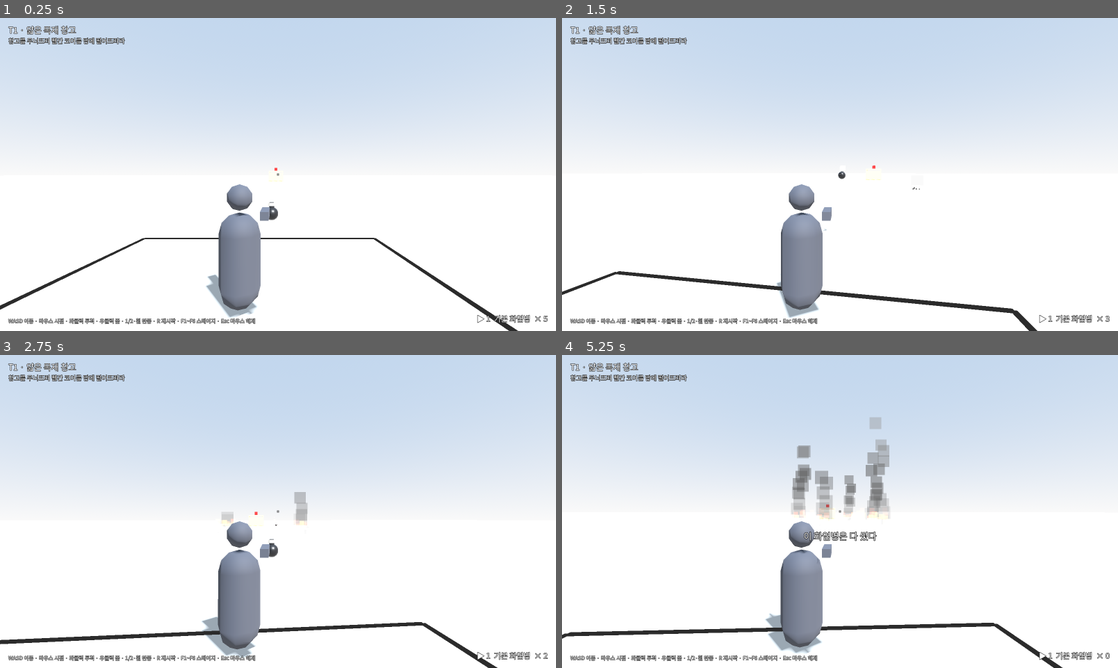
Above: before the commit, frames 1-4 (two rows, left to right).
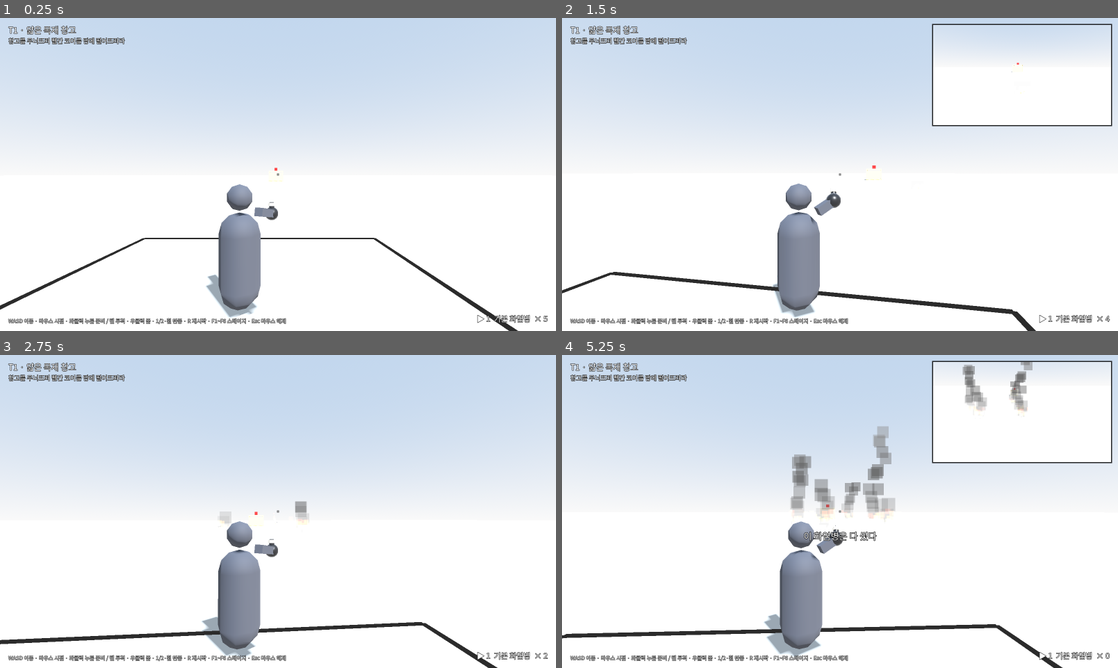
Above: after the commit, the same moments.

Repository: NeverB0re/mad-goblin-firebomb
Game: Godot game, scene res://scenes/main.tscn
Same seed, same stepped clock (60 frames per second), same inputs: the game is played once before the commit and once after it.
Inputs (mouse positions are in pixels of both pictures, inside the frame that each line leads up to):
- Up to frame 1 (0.25 s): no input
- Up to frame 2 (1.5 s): tap Enter (next_stage) at 0.5 s; move the mouse to (867, 174) at 0.52 s; hold 1 (ammo_1) 0.53-1.28 s; hold W (move_forward) from 0.53 s (still down); click (867, 174) at 0.67 s; move the mouse to (812, 174) at 1.27 s; tap 2 (ammo_2) at 1.35 s; click (812, 174) at 1.42 s
- Up to frame 3 (2.75 s): keep holding W (move_forward); move the mouse to (289, 505) at 2.02 s; hold Enter (next_stage) from 2.03 s (still down); click (289, 505) at 2.17 s
- Up to frame 4 (5.25 s): keep holding W (move_forward); move the mouse to (834, 517) at 2.77 s; release Enter (next_stage) at 2.78 s; right-click (834, 517) at 2.85 s; click (834, 517) at 2.92 s; move the mouse to (878, 514) at 3.52 s; tap Keypad Enter at 3.6 s; click (878, 514) at 3.67 s; move the mouse to (795, 508) at 4.27 s; tap 1 (ammo_1) at 4.35 s; click (795, 508) at 4.42 s; move the mouse to (845, 511) at 5.02 s; hold 2 (ammo_2) from 5.03 s (still down); click (845, 511) at 5.17 s

The runs differ from the first frame. In frame 1, 0.5% of the frame differs, in the area x 15-52%, y 60-98%; in frame 2, 10%; in frame 3, 0.7%; in frame 4, 14%, in the area x 0-99%, y 1-100%.

Commit message:
누르고 떼는 준비 자세 투척, 우상단 추적 화면, 착탄 연출
- 좌클릭 누름 준비 자세(팔 들기, 살짝 조임), 뗌 투척. 힘은 항상 같음
- 20m 이상 날아가면 우상단 작은 화면이 화염병을 따라가고 착탄 뒤 6초간 착탄점을 비춤
- 착탄 불덩이·섬광·화면 흔들림(카메라 오프셋만 사용해 투척 방향 불변)

Co-Authored-By: Claude Opus 5.5 <noreply@anthropic.com>

Diff:
--- /dev/null
+++ b/scripts/follow_cam.gd
@@ -0,0 +1,125 @@
+class_name FollowCam
+extends Control
+## 화면 우상단의 작은 추적 화면. 화염병이 일정 거리 이상 날아가면 따라가며 보여 주고,
+## 착탄 뒤에는 착탄점 주변을 잠시 비춰 결과(불, 붕괴)를 가까이서 보여 준다.
+
+const START_DISTANCE := 20.0
+const HOLD_TIME := 6.0
+const VIEW_SIZE := Vector2i(512, 288)
+const MARGIN := 20.0
+
+var _viewport: SubViewport
+var _camera: Camera3D
+var _target: Projectile
+var _origin := Vector3.ZERO
+var _dir := Vector3.FORWARD
+var _impact := Vector3.INF
+var _hold := 0.0
+var _cam_from := Vector3.ZERO
+var _shake := 0.0
+var _t := 0.0
+
+
+func _ready() -> void:
+	mouse_filter = Control.MOUSE_FILTER_IGNORE
+	anchor_left = 1.0
+	anchor_right = 1.0
+	anchor_top = 0.0
+	anchor_bottom = 0.0
+	offset_left = -VIEW_SIZE.x - MARGIN
+	offset_right = -MARGIN
+	offset_top = MARGIN
+	offset_bottom = MARGIN + VIEW_SIZE.y
+
+	var border := ColorRect.new()
+	border.color = Color(0.05, 0.05, 0.05, 0.9)
+	border.mouse_filter = Control.MOUSE_FILTER_IGNORE
+	border.set_anchors_preset(Control.PRESET_FULL_RECT)
+	border.offset_left = -3
+	border.offset_top = -3
+	border.offset_right = 3
+	border.offset_bottom = 3
+	add_child(border)
+
+	var container := SubViewportContainer.new()
+	container.stretch = true
+	container.mouse_filter = Control.MOUSE_FILTER_IGNORE
+	container.set_anchors_preset(Control.PRESET_FULL_RECT)
+	add_child(container)
+	_viewport = SubViewport.new()
+	_viewport.size = VIEW_SIZE
+	_viewport.render_target_update_mode = SubViewport.UPDATE_DISABLED
+	container.add_child(_viewport)
+	_camera = Camera3D.new()
+	_camera.fov = 55.0
+	_camera.far = 1500.0
+	_camera.current = true
+	_viewport.add_child(_camera)
+	visible = false
+
+
+func track(p: Projectile) -> void:
+	_target = p
+	_origin = p.global_position
+	_dir = Vector3(p.velocity.x, 0, p.velocity.z).normalized()
+	_impact = Vector3.INF
+	_hold = 0.0
+	_set_shown(false)
+	p.impacted.connect(_on_impacted)
+
+
+func reset() -> void:
+	_target = null
+	_hold = 0.0
+	_set_shown(false)
+
+
+func shake(amount: float) -> void:
+	_shake = clampf(maxf(_shake, amount), 0.0, 1.0)
+
+
+func _on_impacted(p: Projectile, pos: Vector3, _normal: Vector3, collider: Object) -> void:
+	if p != _target or not visible or collider == null:
+		return
+	_impact = pos
+	_hold = HOLD_TIME
+	_cam_from = _camera.global_position
+	shake(0.6)
+
+
+func _set_shown(on: bool) -> void:
+	visible = on
+	_viewport.render_target_update_mode = SubViewport.UPDATE_ALWAYS if on else SubViewport.UPDATE_DISABLED
+
+
+func _process(delta: float) -> void:
+	_t += delta
+	_shake = maxf(0.0, _shake - delta * 1.5)
+	var s := _shake * _shake * 0.5
+	_camera.h_offset = sin(_t * 53.0) * s
+	_camera.v_offset = cos(_t * 41.0) * s
+
+	if _hold > 0.0:
+		# 착탄 뒤: 약간 물러서고 높아지며 착탄점을 비춘다
+		_hold -= delta
+		var k := clampf(1.0 - _hold / HOLD_TIME, 0.0, 1.0)
+		var settle := 1.0 - pow(1.0 - minf(k * 3.0, 1.0), 3.0)
+		var side := _dir.cross(Vector3.UP).normalized()
+		var wide := _impact - _dir * 14.0 + side * 5.0 + Vector3.UP * 6.0
+		_camera.global_position = _cam_from.lerp(wide, settle)
+		_camera.look_at(_impact + Vector3.UP * 1.5, Vector3.UP)
+		if _hold <= 0.0:
+			_set_shown(false)
+		return
+
+	if is_instance_valid(_target) and not _target.done:
+		var p := _target.global_position
+		if not visible and Vector2(p.x - _origin.x, p.z - _origin.z).length() >= START_DISTANCE:
+			_set_shown(true)
+		if visible:
+			# 화염병 뒤쪽 옆에서 따라가며 진행 방향 앞을 본다
+			var side := _dir.cross(Vector3.UP).normalized()
+			_camera.global_position = p - _dir * 6.0 + side * 2.0 + Vector3.UP * 1.5
+			_camera.look_at(p + _dir * 4.0, Vector3.UP)
+	elif visible:
+		_set_shown(false)
--- a/scripts/hud.gd
+++ b/scripts/hud.gd
@@ -11,6 +11,7 @@
 var _help: Label
 var _toast_time := 0.0
 var _stage: Stage
+var follow_cam: FollowCam
 
 
 func _ready() -> void:
@@ -52,7 +53,7 @@
 	_help = _label(root, 15)
 	_help.vertical_alignment = VERTICAL_ALIGNMENT_BOTTOM
 	_help.modulate = Color(1, 1, 1, 0.75)
-	_help.text = "WASD 이동 · 마우스 시점 · 좌클릭 투척 · 우클릭 줌 · 1/2·휠 탄종 · R 재시작 · F1~F6 스테이지 · Esc 마우스 해제"
+	_help.text = "WASD 이동 · 마우스 시점 · 좌클릭 누름 준비 / 뗌 투척 · 우클릭 줌 · 1/2·휠 탄종 · R 재시작 · F1~F6 스테이지 · Esc 마우스 해제"
 	_place(_help, Vector4(0, 1, 0, 1), Vector4(24, -50, 1000, -18))
 
 	_banner = _label(root, 64)
@@ -61,6 +62,9 @@
 	_sub = _label(root, 22)
 	_sub.horizontal_alignment = HORIZONTAL_ALIGNMENT_CENTER
 	_place(_sub, Vector4(0, 0.5, 1, 0.5), Vector4(0, -125, 0, -50))
+
+	follow_cam = FollowCam.new()
+	root.add_child(follow_cam)
 
 	_toast = _label(root, 26)
 	_toast.horizontal_alignment = HORIZONTAL_ALIGNMENT_CENTER
@@ -99,6 +103,9 @@
 	stage.ammo_changed.connect(_refresh_ammo)
 	stage.state_changed.connect(_on_state)
 	stage.toast.connect(show_toast)
+	follow_cam.reset()
+	stage.projectile_thrown.connect(follow_cam.track)
+	stage.shake_requested.connect(follow_cam.shake)
 	_refresh_ammo()
 
 
--- a/scripts/player.gd
+++ b/scripts/player.gd
@@ -27,6 +27,17 @@
 var _held: Node3D
 var _held_scale := 1.0
 var _body: Node3D
+var _arm: MeshInstance3D
+## 좌클릭을 누르고 있는 동안 준비 자세, 떼면 던진다 (힘은 항상 같다)
+var winding := false
+var _wind := 0.0
+var _follow := 0.0
+var _shake := 0.0
+var _shake_t := 0.0
+
+const HELD_REST := Vector3(0.45, -0.32, -0.35)
+const HELD_WIND := Vector3(0.55, 0.22, 0.4)
+const HELD_FOLLOW := Vector3(0.3, -0.05, -0.75)
 
 
 func _init() -> void:
@@ -62,7 +73,7 @@
 	# 카메라 가까이에서는 불꽃 파티클이 하얗게 번지므로 손에 든 모델은 불꽃 없이 표시한다.
 	# 들고 있는 자세는 조준점을 가리지 않도록 오른쪽 아래. 던질 때는 카메라 중심선 위의 손 위치에서 출발한다
 	_held = Fx.molotov_model(model_scale, false)
-	_held.position = Vector3(0.45, -0.32, -0.35)
+	_held.position = HELD_REST
 	head.add_child(_held)
 
 
@@ -100,6 +111,7 @@
 	arm.mesh = arm_mesh
 	arm.material_override = mat
 	arm.name = "Arm"
+	_arm = arm
 	arm.position = Vector3(0.36, -0.28, -0.12)
 	head.add_child(arm)
 
@@ -138,11 +150,16 @@
 			return
 		match event.button_index:
 			MOUSE_BUTTON_LEFT:
-				_throw()
+				if cooldown <= 0.0:
+					winding = true
 			MOUSE_BUTTON_WHEEL_UP:
 				slot_cycle_requested.emit(-1)
 			MOUSE_BUTTON_WHEEL_DOWN:
 				slot_cycle_requested.emit(1)
+	elif event is InputEventMouseButton and not event.pressed and event.button_index == MOUSE_BUTTON_LEFT:
+		if winding:
+			winding = false
+			_throw()
 	elif event.is_action_pressed("ammo_1"):
 		slot_requested.emit(0)
 	elif event.is_action_pressed("ammo_2"):
@@ -153,7 +170,35 @@
 	if cooldown > 0.0:
 		return
 	cooldown = THROW_COOLDOWN
+	_follow = 1.0
 	throw_requested.emit(throw_origin(), throw_direction())
+
+
+## 화면 흔들림 (연출 전용. h/v_offset은 카메라 변환을 바꾸지 않아 투척 방향에 영향 없음)
+func add_shake(amount: float) -> void:
+	_shake = clampf(maxf(_shake, amount), 0.0, 1.0)
+
+
+func _process(delta: float) -> void:
+	_wind = move_toward(_wind, 1.0 if winding else 0.0, delta * 7.0)
+	_follow = maxf(0.0, _follow - delta * 4.0)
+	if _held:
+		var pose := HELD_REST.lerp(HELD_WIND, ease(_wind, -2.0))
+		pose = pose.lerp(HELD_FOLLOW, sin(_follow * PI) * (1.0 - _wind))
+		_held.position = pose
+		_held.rotation = Vector3(-_wind * 0.9, 0, 0)
+	if _arm:
+		var hand := _held.position if _held else HELD_REST
+		var shoulder := Vector3(0.28, -0.22, 0.1)
+		_arm.position = (shoulder + hand) * 0.5
+		_arm.scale = Vector3(1, 1, maxf(0.3, shoulder.distance_to(hand) / 0.45))
+		if shoulder.distance_to(hand) > 0.01:
+			_arm.look_at(head.to_global(hand), head.global_transform.basis.y)
+	_shake = maxf(0.0, _shake - delta * 1.8)
+	_shake_t += delta
+	var s := _shake * _shake * 0.35
+	camera.h_offset = sin(_shake_t * 47.0) * s
+	camera.v_offset = cos(_shake_t * 39.0) * s
 
 
 func _physics_process(delta: float) -> void:
@@ -164,6 +209,8 @@
 
 	var zooming := Input.is_action_pressed("zoom") if InputMap.has_action("zoom") else false
 	var target_fov := zoom_fov if zooming else BASE_FOV
+	# 준비 자세에서는 살짝 조여서 집중되는 느낌
+	target_fov *= 1.0 - 0.08 * _wind
 	camera.fov = lerpf(camera.fov, target_fov, 1.0 - exp(-delta * 14.0))
 
 	var input := Vector2.ZERO
--- a/scripts/stage.gd
+++ b/scripts/stage.gd
@@ -5,6 +5,9 @@
 signal state_changed(state: int, message: String)
 signal ammo_changed
 signal toast(text: String)
+signal projectile_thrown(projectile: Projectile)
+## 착탄·폭발의 화면 흔들림 (세기 0~1, 추적 화면용)
+signal shake_requested(amount: float)
 
 enum State { PLAYING, CLEARED, FAILED }
 enum Goal { CORE, ENEMY }
@@ -210,6 +213,7 @@
 	p.launch(origin, direction, slot.type, excluded)
 	p.impacted.connect(_on_impact)
 	_projectiles.append(p)
+	projectile_thrown.emit(p)
 	Sfx.play(self, "throw", origin, -4.0)
 	if throws == 1:
 		for e in enemies:
@@ -226,6 +230,7 @@
 		return
 	var ammo := p.ammo
 	Sfx.play(self, "break", pos, 0.0)
+	_impact_juice(pos, ammo.impact_strength / 30.0)
 	var shards := Fx.burst(18, 4.0, 0.12, [Color(0.1, 0.1, 0.1, 1), Color(0.2, 0.2, 0.2, 0)], false)
 	add_child(shards)
 	shards.global_position = pos
@@ -267,6 +272,7 @@
 	add_child(smoke)
 	smoke.global_position = pos
 	Fx.free_after(smoke, 20.0)
+	_impact_juice(pos, 3.0)
 	for s in structures:
 		s.apply_impact(pos, radius, strength)
 	for b in get_tree().get_nodes_in_group("flammable"):
@@ -275,6 +281,27 @@
 	for e in enemies:
 		if e.global_position.distance_to(pos) <= radius * 0.7:
 			e.ignite()
+
+
+## 과장된 착탄 연출: 불덩이 튀김, 순간 섬광, 화면 흔들림 (게임 판정과 무관).
+func _impact_juice(pos: Vector3, power: float) -> void:
+	var burst := Fx.burst(int(20 * power) + 10, 5.0 + 2.0 * power, 0.35 + 0.1 * power, Fx.FLAME_COLORS)
+	add_child(burst)
+	burst.global_position = pos
+	burst.emitting = true
+	Fx.free_after(burst, 2.0)
+	var flash := OmniLight3D.new()
+	flash.light_color = Color(1.0, 0.7, 0.35)
+	flash.light_energy = 6.0 * power
+	flash.omni_range = 6.0 + 3.0 * power
+	add_child(flash)
+	flash.global_position = pos + Vector3(0, 0.8, 0)
+	create_tween().tween_property(flash, "light_energy", 0.0, 0.35)
+	Fx.free_after(flash, 0.5)
+	shake_requested.emit(clampf(0.45 * power, 0.0, 1.0))
+	if player:
+		var dist := player.global_position.distance_to(pos)
+		player.add_shake(clampf(0.5 * power * 25.0 / maxf(dist, 25.0), 0.0, 1.0))
 
 
 func on_block_burnt(b: Block) -> void:
--- a/tests/input_test.gd
+++ b/tests/input_test.gd
@@ -42,14 +42,24 @@
 	_check(player.pitch > pitch0, "마우스 위로 이동 → 시선 올라감 (%.3f → %.3f)" % [pitch0, player.pitch])
 
 	var ammo0 := stage.total_ammo()
-	for pressed in [true, false]:
-		var click := InputEventMouseButton.new()
-		click.button_index = MOUSE_BUTTON_LEFT
-		click.pressed = pressed
-		click.position = center
-		root.push_input(click)
-		await _frames(2)
-	_check(stage.total_ammo() == ammo0 - 1, "좌클릭 → 투척 (탄약 %d → %d)" % [ammo0, stage.total_ammo()])
+	var click := InputEventMouseButton.new()
+	click.button_index = MOUSE_BUTTON_LEFT
+	click.pressed = true
+	click.position = center
+	root.push_input(click)
+	await _frames(10)
+	_check(player.winding and stage.total_ammo() == ammo0, "좌클릭 누름 → 준비 자세, 아직 안 던짐")
+	var release := click.duplicate()
+	release.pressed = false
+	root.push_input(release)
+	await _frames(2)
+	_check(not player.winding and stage.total_ammo() == ammo0 - 1, "좌클릭 뗌 → 투척 (탄약 %d → %d)" % [ammo0, stage.total_ammo()])
+	# 20m 이상 날아가면 추적 화면이 켜진다
+	var shown := false
+	for i in 90:
+		await process_frame
+		shown = shown or main.hud.follow_cam.visible
+	_check(shown, "투척 후 추적 화면 표시")
 
 	print("결과: ", "OK" if _failures == 0 else "%d개 실패" % _failures)
 	quit(0 if _failures == 0 else 1)
--- a/tests/screenshot.gd
+++ b/tests/screenshot.gd
@@ -4,9 +4,9 @@
 
 const StageTest := preload("res://tests/stage_test.gd")
 const SHOTS := [
-	[0, Vector3(0, 2.7, -58.5), 3.0],
+	[0, Vector3(0, 2.7, -58.5), 2.2],
 	[1, Vector3(0, 1.4, -78.6), 8.0],
-	[2, Vector3(0, 11.2, -88.55), 4.0],
+	[2, Vector3(0, 12.6, -90.8), 4.6],
 	[3, Vector3(-10, 0.9, -56), 2.5],
 	[4, Vector3(0, 1.4, -78.6), 18.0],
 	[5, Vector3(0.4, 0.5, -97.65), 6.6],
@@ -35,8 +35,10 @@
 		for i in 4:
 			var dir := StageTest.aim(s.player.throw_origin(), shot[1], v)
 			s.player.look_at_angles(atan2(-dir.x, -dir.z), asin(dir.y))
-		await _frames(5)
+		s.player.winding = true
+		await _frames(20)
 		root.get_texture().get_image().save_png("res://tests/out/stage%d_a.png" % shot[0])
+		s.player.winding = false
 		s.try_throw(s.player.throw_origin(), s.player.throw_direction())
 		# 목표 쪽으로 시선을 낮춰 결과를 본다
 		s.player.look_at_angles(s.player.rotation.y, -0.02)
Not shown, added: scripts/follow_cam.gd.uid
Not shown, changed: README.md
